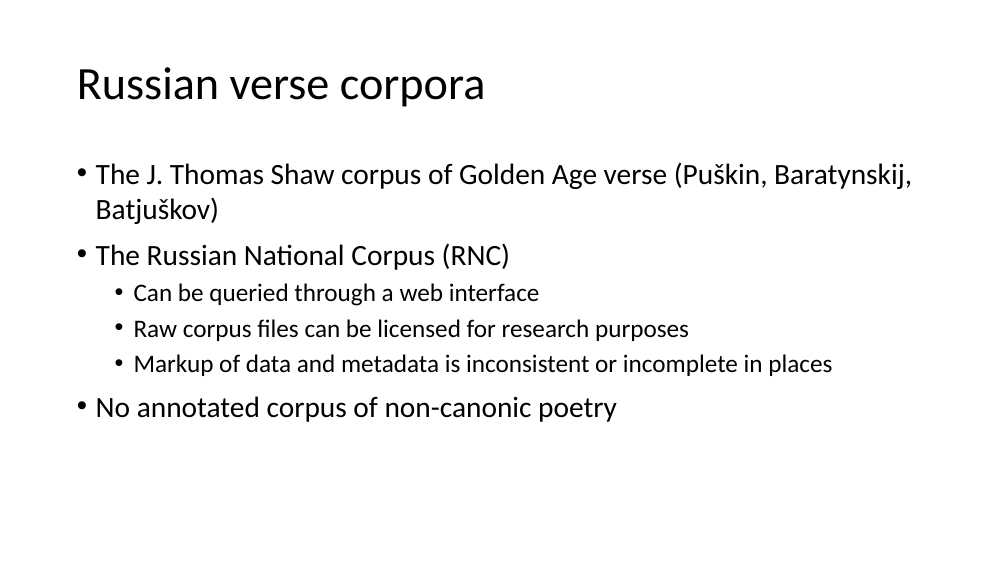
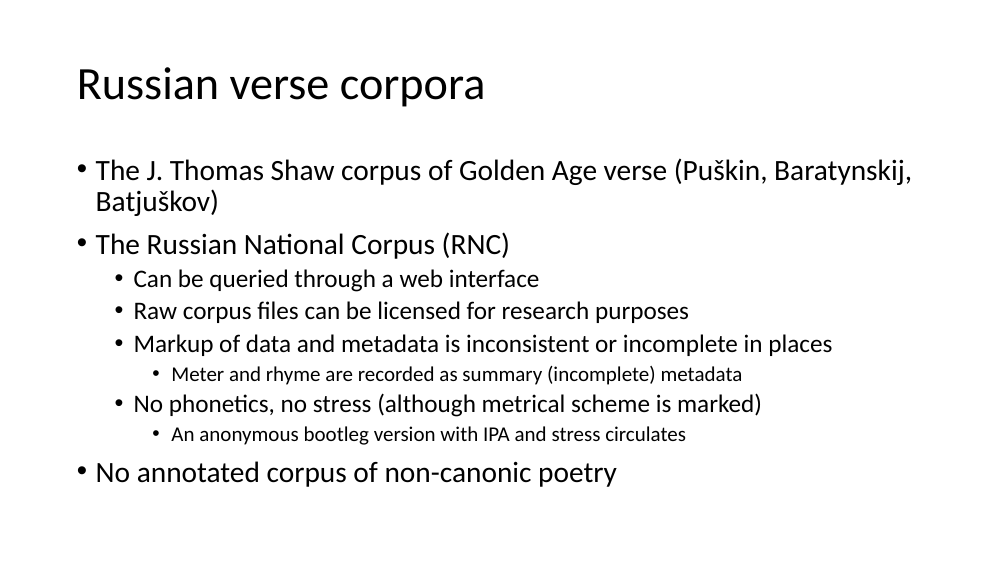
Before and after one commit to Data-Science-for-Linguists-2019/russian_rhyme, a slide deck: slide 13 of 2019-04-11_presentation.pptx (slide 11 before the commit). Drawn at 1008x567 pixels with LibreOffice and Linux fonts; fonts in the diff are those of the drawing. Boxes give left, top, right and bottom in pixels: in the first picture for what was removed or moved away, otherwise in the second. Text is boxed around its words. In the diff, an @@ line names an element or a change of style, - is before the commit and + after.

```diff
--- a/2019-04-11_presentation.pptx
+++ b/2019-04-11_presentation.pptx
@@ text at bbox=[96, 158, 912, 487]: line spacing 1 to 0.9 @@
@@ text at bbox=[134, 366, 762, 445]: paragraphs added @@
+    • Meter and rhyme are recorded as summary (incomplete) metadata
+  • No phonetics, no stress (although metrical scheme is marked)
+    • An anonymous bootleg version with IPA and stress circulates
```
Also in this commit, not shown: 10 other slides changed, 8 slides added, 3 slides removed.
